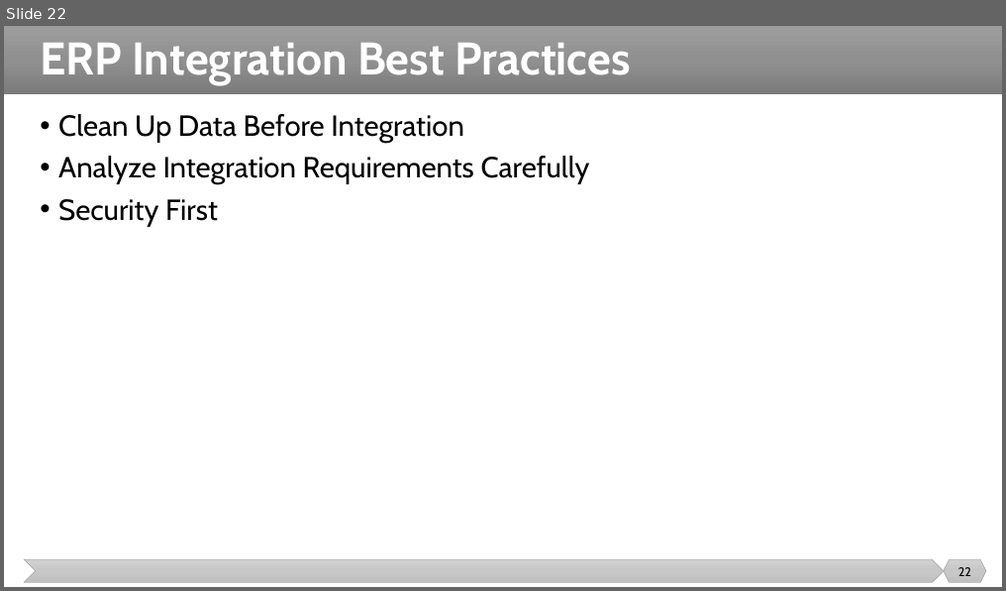
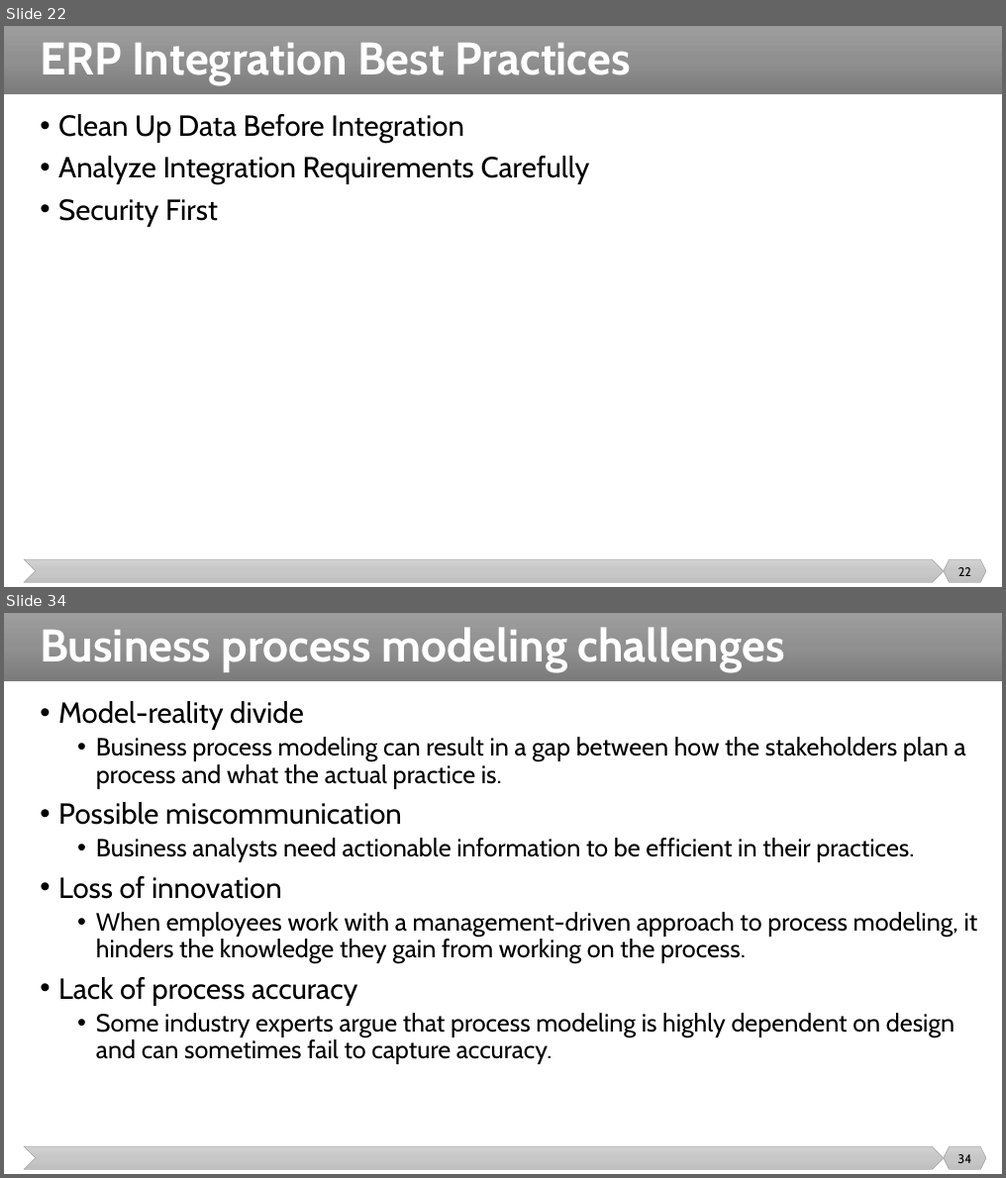
Before and after one commit to malenezi/malenezi, a slide deck: SE495/Lectures/3-ERP/ERP.pptx. Shown one above the other, each under a label of ours: slide 22 before the commit, slides 22 and 34 after it; the slides between them are not shown. The pictures are 1006x591 and 1006x1178 pixels, drawn with LibreOffice and Linux fonts; fonts in the diff are those of the drawing. Boxes give left, top, right and bottom in pixels: in the first picture for what was removed or moved away, otherwise in the second. Text is boxed around its words. In the diff, an @@ line names an element or a change of style, - is before the commit and + after.

```diff
--- a/SE495/Lectures/3-ERP/ERP.pptx
+++ b/SE495/Lectures/3-ERP/ERP.pptx
@@ slide 34 added at bbox=[4, 613, 1002, 1174], background #FFFFFF; not listed: 3 template elements that a slide beside it also shows @@
@@ title added at bbox=[40, 627, 785, 672], 44 pt, text #FFFFFF, bold @@
+Business process modeling challenges
@@ text added at bbox=[58, 701, 978, 1064], 24 pt, text #000000 @@
+• Model-reality divide
+  • Business process modeling can result in a gap between how the stakeholders plan a process and what the actual practice is.
+• Possible miscommunication
+  • Business analysts need actionable information to be efficient in their practices.
+• Loss of innovation
+  • When employees work with a management-driven approach to process modeling, it hinders the knowledge they gain from working on the process.
+• Lack of process accuracy
+  • Some industry experts argue that process modeling is highly dependent on design and can sometimes fail to capture accuracy.
@@ page number added at bbox=[957, 1155, 971, 1163], 12 pt, text #000000 @@
+34
```
Also in this commit, not shown: 2 slides changed, 12 other slides added, 13 other files.
